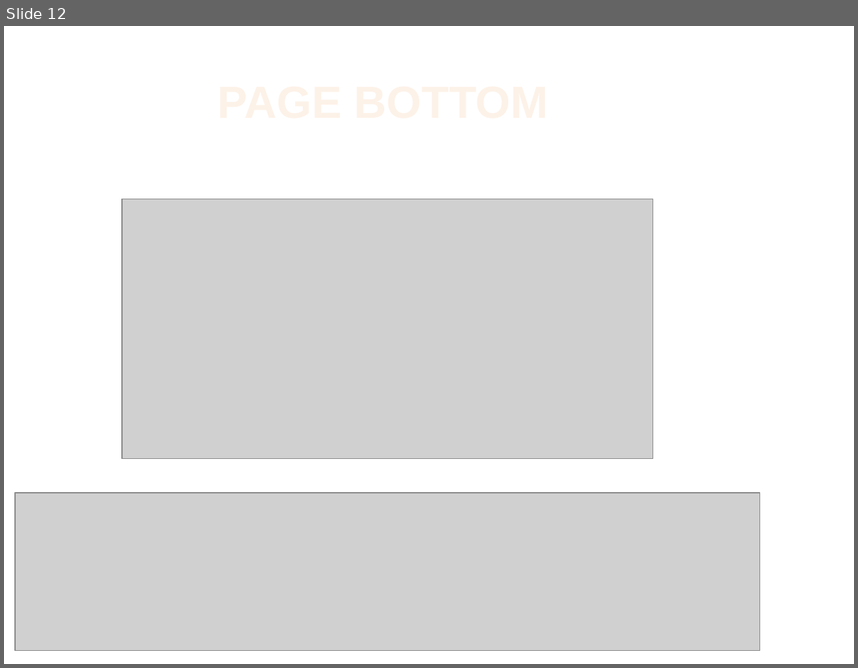
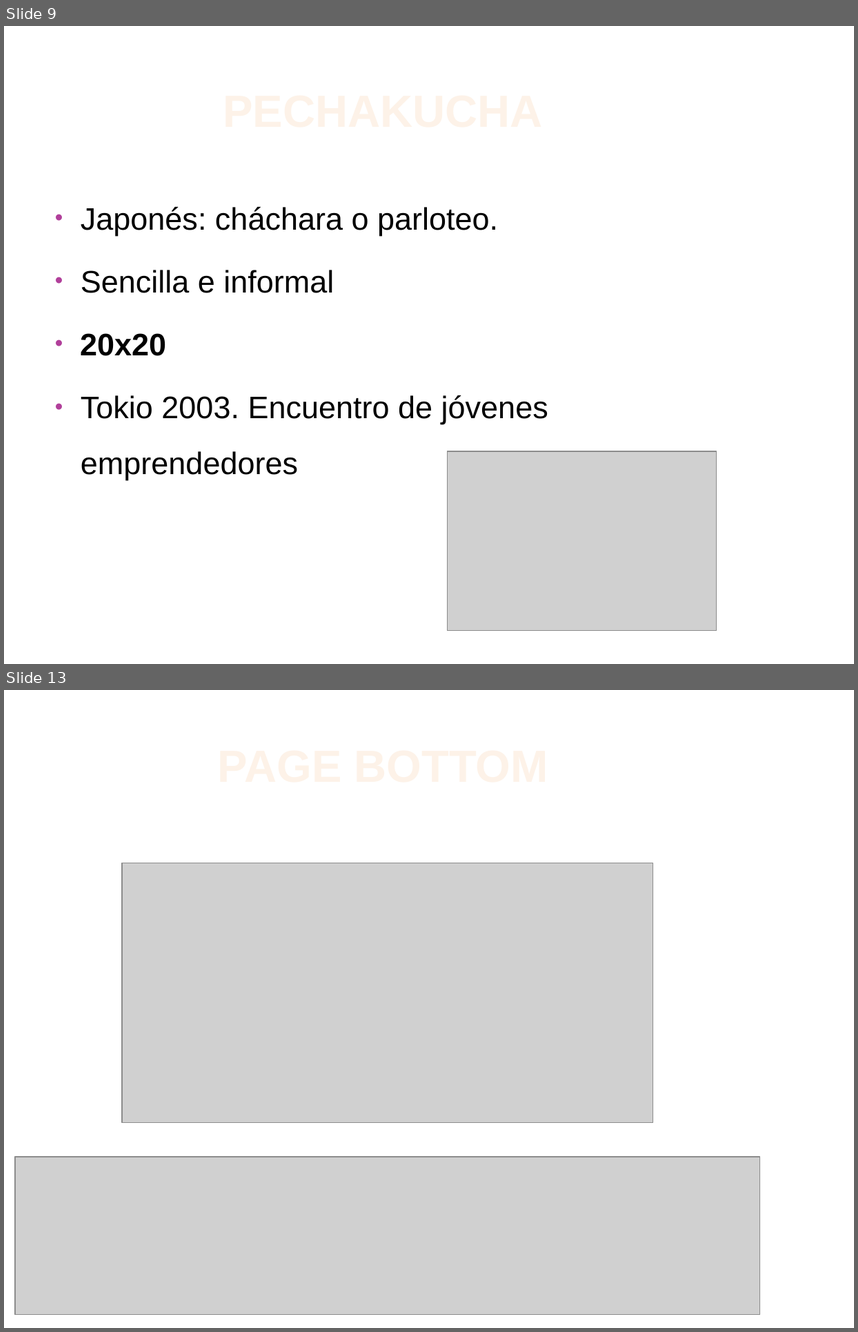
Before and after one commit to ixonelaguardia/temaWeb, a slide deck: pechacucha.pptx. Shown one above the other, each under a label of ours: slide 12 before the commit, slides 9 and 13 after it; the slides between them are not shown. The pictures are 858x668 and 858x1332 pixels, drawn with LibreOffice and Linux fonts; fonts in the diff are those of the drawing; grey boxes stand for pictures; background and template pictures are left out. Boxes give left, top, right and bottom in pixels: in the first picture for what was removed or moved away, otherwise in the second. Text is boxed around its words. In the diff, an @@ line names an element or a change of style, - is before the commit and + after.

Commit message:
Faltan dos diapositivas para terminar Pechakucha

```diff
--- a/pechacucha.pptx
+++ b/pechacucha.pptx
@@ slide 9 added at [4,26,854,664], background #FFFFFF @@
@@ title added at [46,56,720,163], 42 pt, text gradient #FEF7F1 to #FEF3E8 to #FBCF9C to #F9B94C, bold @@
+PECHAKUCHA
@@ text added at [81,207,548,480], 29 pt, text #000000 @@
+• Japonés: cháchara o parloteo.
+• Sencilla e informal
+• 20x20
+• Tokio 2003. Encuentro de jóvenes emprendedores
@@ picture added at [448,451,717,630] @@
@@ what was slide 12 is now slide 13 @@
```
Also in this commit, not shown: 3 slides changed, 10 other slides added, 8 slides removed, 6 other files.
